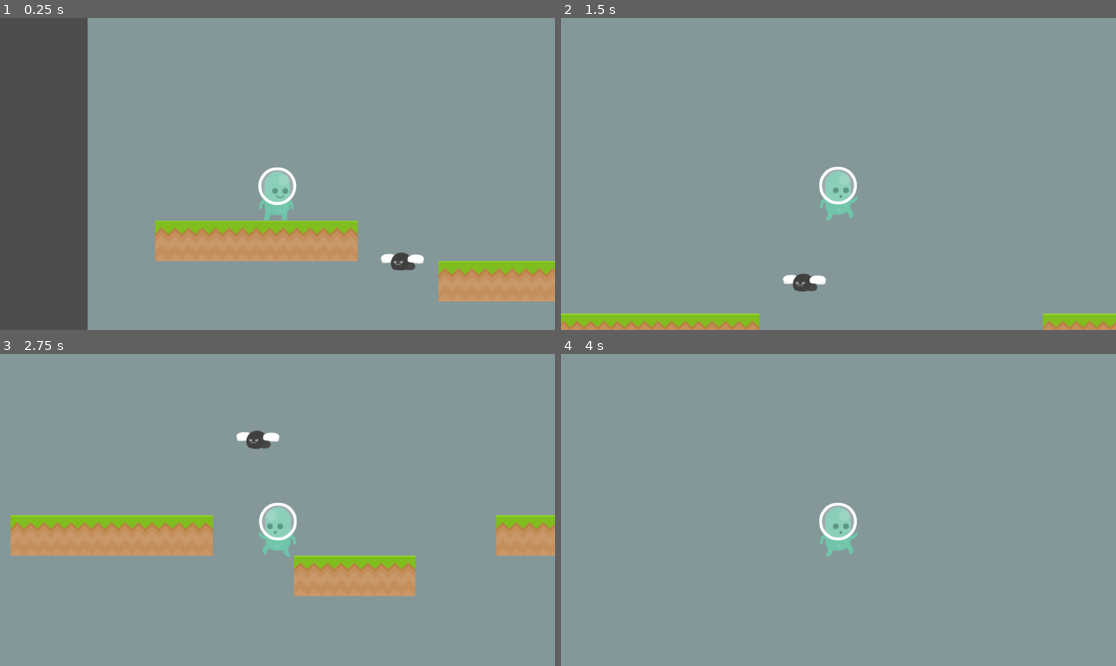
Above: before the commit, frames 1-4 (two rows, left to right).
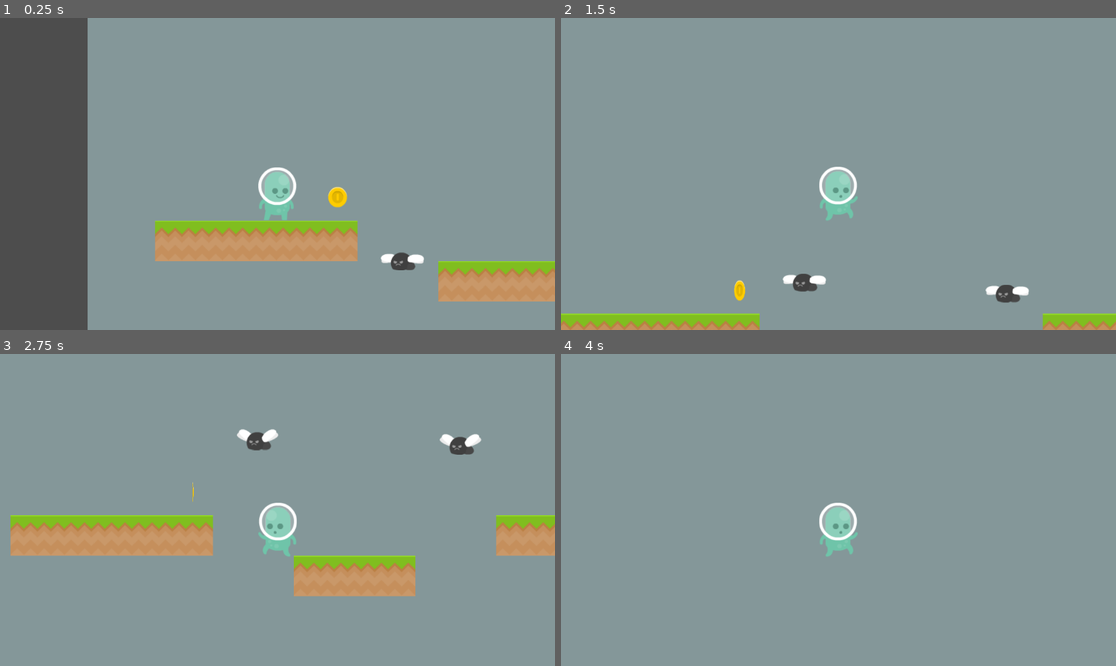
Above: after the commit, the same moments.

Repository: CBKain23/GodotTutorials
Game: Godot game, scene res://scenes/Level/level_1.tscn
The game is run twice, just before and just after one commit, with the same random seed, the same clock (stepped at 60 frames per second) and the same inputs.
Inputs:
- Up to frame 1 (0.25 s): no input
- Up to frame 2 (1.5 s): hold D (move_right) from 0.53 s (still down); tap Space (jump) at 0.77 s
- Up to frame 3 (2.75 s): tap Space (jump) at 1.52 s; release D (move_right) at 2.03 s; hold A (move_left) from 2.03 s (still down)
- Up to frame 4 (4 s): release A (move_left) at 2.78 s; hold D (move_right) from 2.78 s (still down); tap Space (jump) at 3.02, 3.77 s

The runs differ from the first frame. In frame 1, 0.2% of the frame differs, in the area x 59-63%, y 54-61%; in frame 2, 0.4%; in frame 3, 0.5%, in the area x 34-87%, y 24-48%; in frame 4, nothing differs.

Commit message:
Added Coins

Diff:
--- a/scenes/Character/enemy.tscn
+++ b/scenes/Character/enemy.tscn
@@ -38,6 +38,7 @@
 unique_name_in_owner = true
 sprite_frames = SubResource("SpriteFrames_nfnr1")
 animation = &"fly"
+frame_progress = 0.50797445
 
 [node name="EnemyHitBox" type="Area2D" parent="." unique_id=15365339]
 unique_name_in_owner = true
--- a/scenes/Level/level_1.tscn
+++ b/scenes/Level/level_1.tscn
@@ -4,6 +4,7 @@
 [ext_resource type="Texture2D" uid="uid://cql7maovadqie" path="res://assets/background/bg.png" id="1_bswci"]
 [ext_resource type="PackedScene" uid="uid://2w4lkisinl67" path="res://scenes/Character/player.tscn" id="3_rus8k"]
 [ext_resource type="PackedScene" uid="uid://1am4nnn75ck7" path="res://scenes/Character/enemy.tscn" id="4_5xbjy"]
+[ext_resource type="PackedScene" uid="uid://clxs410hm2yme" path="res://scenes/Object/coin.tscn" id="5_gnalp"]
 
 [sub_resource type="TileSetAtlasSource" id="TileSetAtlasSource_bswci"]
 texture = ExtResource("1_014kd")
@@ -256,3 +257,11 @@
 position = Vector2(568, 376)
 move_direction = Vector2(0, -250)
 move_speed = 100.0
+
+[node name="Enemy2" parent="." unique_id=1430252767 instance=ExtResource("4_5xbjy")]
+position = Vector2(919, 350)
+move_direction = Vector2(0, -450)
+move_speed = 70.0
+
+[node name="Coin" parent="." unique_id=926098748 instance=ExtResource("5_gnalp")]
+position = Vector2(456, 241)
--- /dev/null
+++ b/scenes/Object/coin.tscn
@@ -0,0 +1,17 @@
+[gd_scene format=3 uid="uid://clxs410hm2yme"]
+
+[ext_resource type="Texture2D" uid="uid://ct4v5afx111ir" path="res://assets/object/coinGold.png" id="1_8agh4"]
+[ext_resource type="Script" uid="uid://bw0emepimtbfy" path="res://scripts/Object/coin.gd" id="1_nh8t3"]
+
+[sub_resource type="CircleShape2D" id="CircleShape2D_nfnr1"]
+radius = 25.298222
+
+[node name="Coin" type="Area2D" unique_id=926098748]
+script = ExtResource("1_nh8t3")
+
+[node name="CoinSprite" type="Sprite2D" parent="." unique_id=913679482]
+unique_name_in_owner = true
+texture = ExtResource("1_8agh4")
+
+[node name="CoinCollision" type="CollisionShape2D" parent="." unique_id=1241049174]
+shape = SubResource("CircleShape2D_nfnr1")
--- a/scripts/Character/enemy.gd
+++ b/scripts/Character/enemy.gd
@@ -9,7 +9,7 @@
 @onready var target_pos : Vector2 = global_position + move_direction
 @onready var sprite : AnimatedSprite2D = %EnemySprite
 
-func _physics_process(delta: float) -> void:
+func flying(delta : float):
 	global_position = global_position.move_toward(target_pos, move_speed * delta)
 
 	if global_position == target_pos:
@@ -18,9 +18,17 @@
 		else:
 			target_pos = start_pos
 
+func _physics_process(delta: float) -> void:
+	flying(delta)
+
 func _process(delta: float) -> void:
 	sprite.play("fly")
 
 
 func _on_enemy_hit_box_body_entered(body: Node2D) -> void:
-	pass # Replace with function body.
+
+	if not body.is_in_group("Player"):
+		return
+
+	body.take_damage(1)
+	print("Deal damage to player")
--- a/scripts/Character/player.gd
+++ b/scripts/Character/player.gd
@@ -2,6 +2,17 @@
 
 @onready var sprite : AnimatedSprite2D = %PlayerSprite
 @onready var controller := %PlayerController
+
+@export var health : int = 3
+
+func take_damage(amount : int):
+	health -= amount
+
+	if health <= 0:
+		call_deferred("game_over")
+
+func game_over():
+	get_tree().change_scene_to_file("uid://t82cjvgxssvd")
 
 func _physics_process(delta: float) -> void:
 	pass
--- a/scripts/Component/gravity.gd
+++ b/scripts/Component/gravity.gd
@@ -6,6 +6,9 @@
 func set_Body(newBody: CharacterBody2D):
 	body = newBody
 
+func get_body():
+	return body
+
 func _physics_process(delta: float) -> void:
 
 	if not body.is_on_floor():
--- /dev/null
+++ b/scripts/Object/coin.gd
@@ -0,0 +1,20 @@
+extends Area2D
+
+var rotate_speed : float = 3.0
+var bob_height : float = 25.0
+var bob_speed : float = 5.0
+
+@onready var start_pos : Vector2 = global_position
+@onready var sprite := %CoinSprite
+
+
+func _physics_process(delta: float) -> void:
+	var time = Time.get_unix_time_from_system()
+
+	# rotate
+	sprite.scale.x = sin(time * rotate_speed)
+
+
+	#bob up and down
+	var y_pos = ((1 + sin(time * bob_speed)) / 2) * bob_height
+	global_position.y = start_pos.y - y_pos
Not shown, added: scripts/Object/coin.gd.uid
